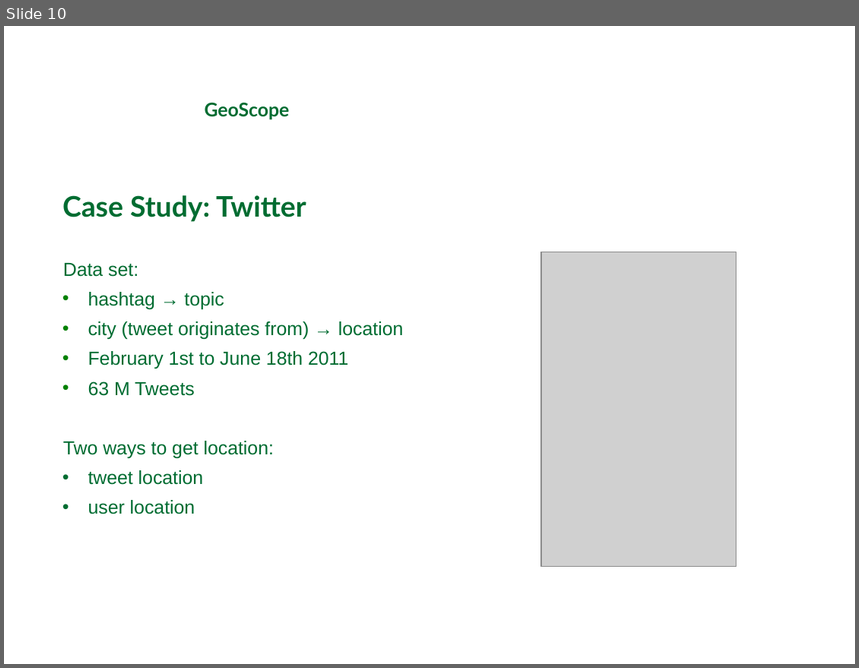
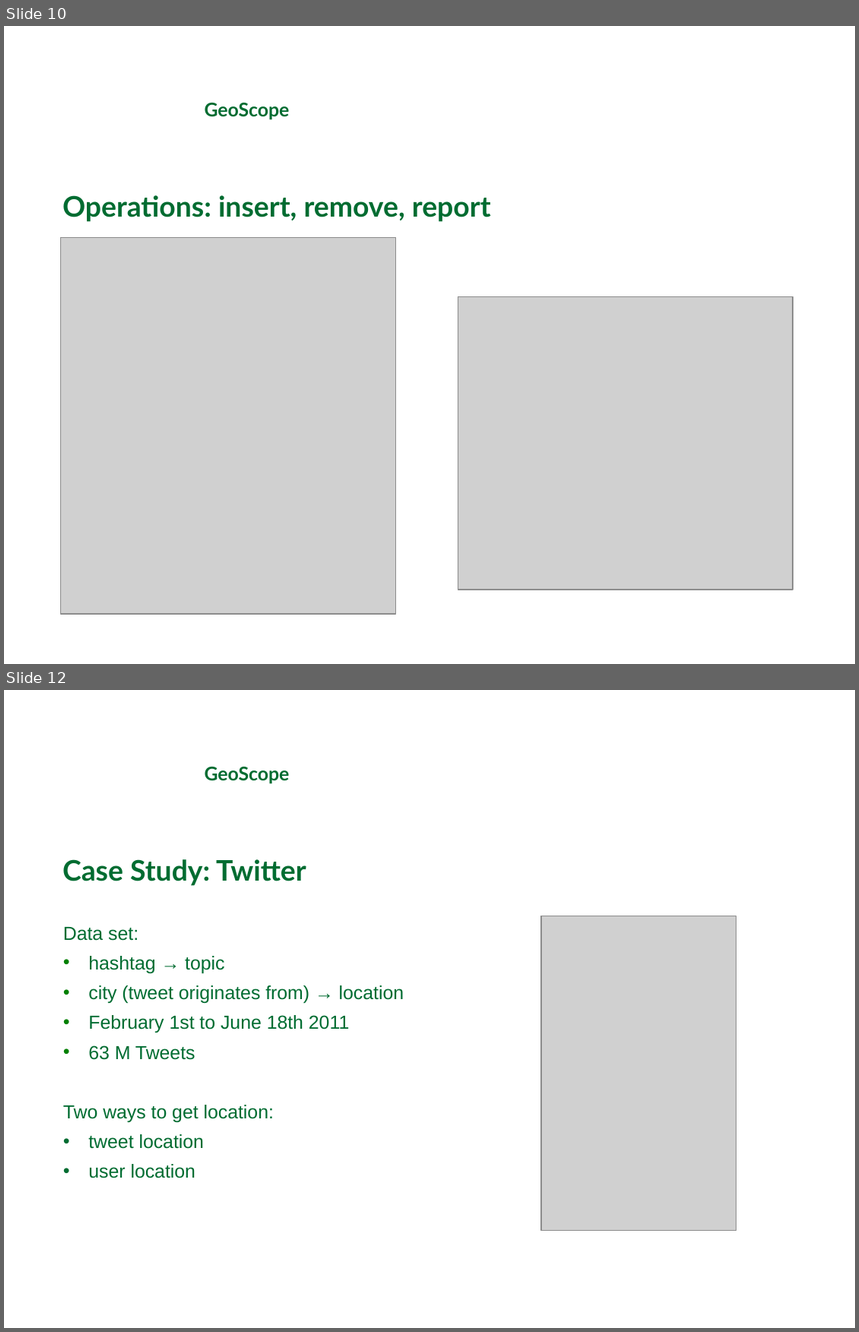
Before and after one commit to michaelprummer/datascience, a slide deck: GeoScope/DataScience1.ppt. Shown one above the other, each under a label of ours: slide 10 before the commit, slides 10 and 12 after it; the slides between them are not shown. The pictures are 859x668 and 859x1332 pixels, drawn with LibreOffice and Linux fonts; fonts in the diff are those of the drawing; grey boxes stand for pictures; background and template pictures are left out. Boxes give left, top, right and bottom in pixels: in the first picture for what was removed or moved away, otherwise in the second. Text is boxed around its words. In the diff, an @@ line names an element or a change of style, - is before the commit and + after.

```diff
--- a/GeoScope/DataScience1.ppt
+++ b/GeoScope/DataScience1.ppt
@@ slide 10 added at [4, 26, 855, 664], background picture (left out) @@
@@ text added at [205, 102, 290, 120], 16 pt, text #006C31, bold @@
+GeoScope
@@ text added at [63, 195, 491, 222], 24 pt, text #006C31, bold @@
+Operations: insert, remove, report
@@ picture added at [61, 237, 396, 614] @@
@@ picture added at [458, 297, 793, 591] @@
@@ what was slide 10 is now slide 12 @@
```
Also in this commit, not shown: 5 slides changed, 3 other slides added, 1 slide removed.
